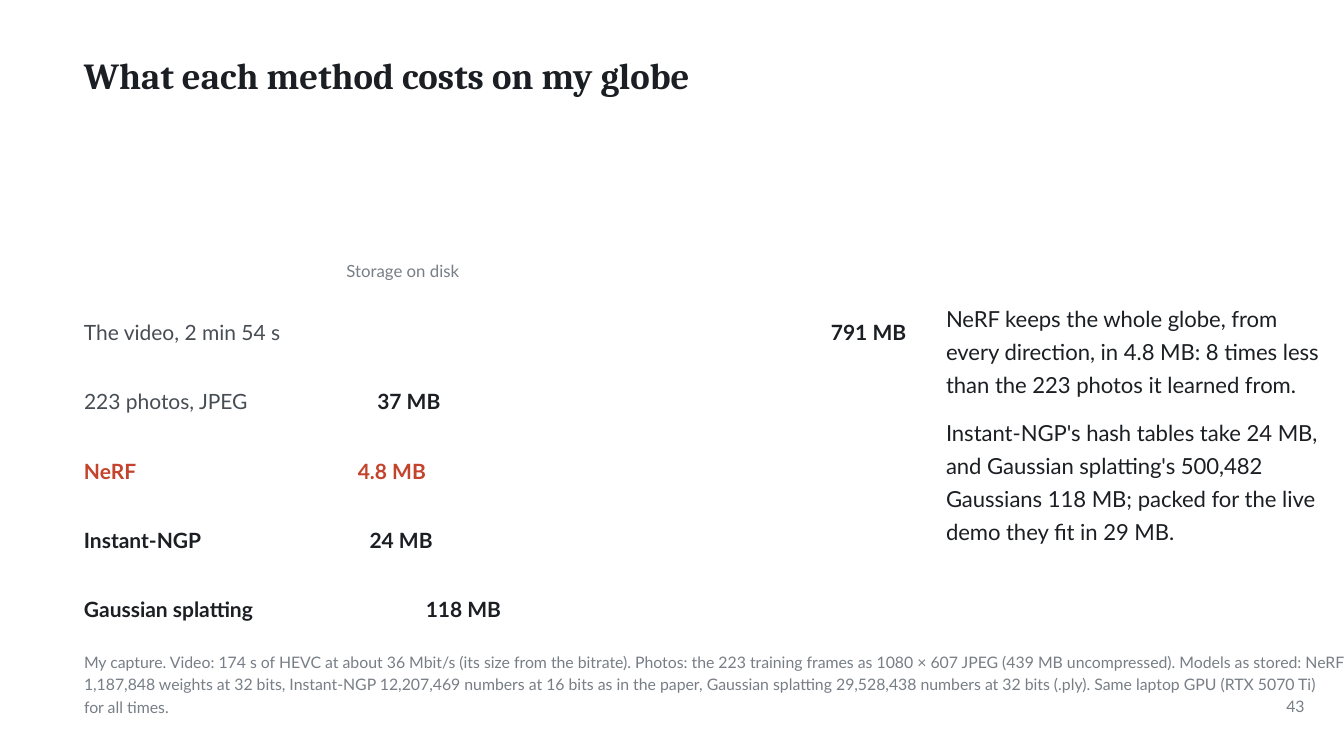
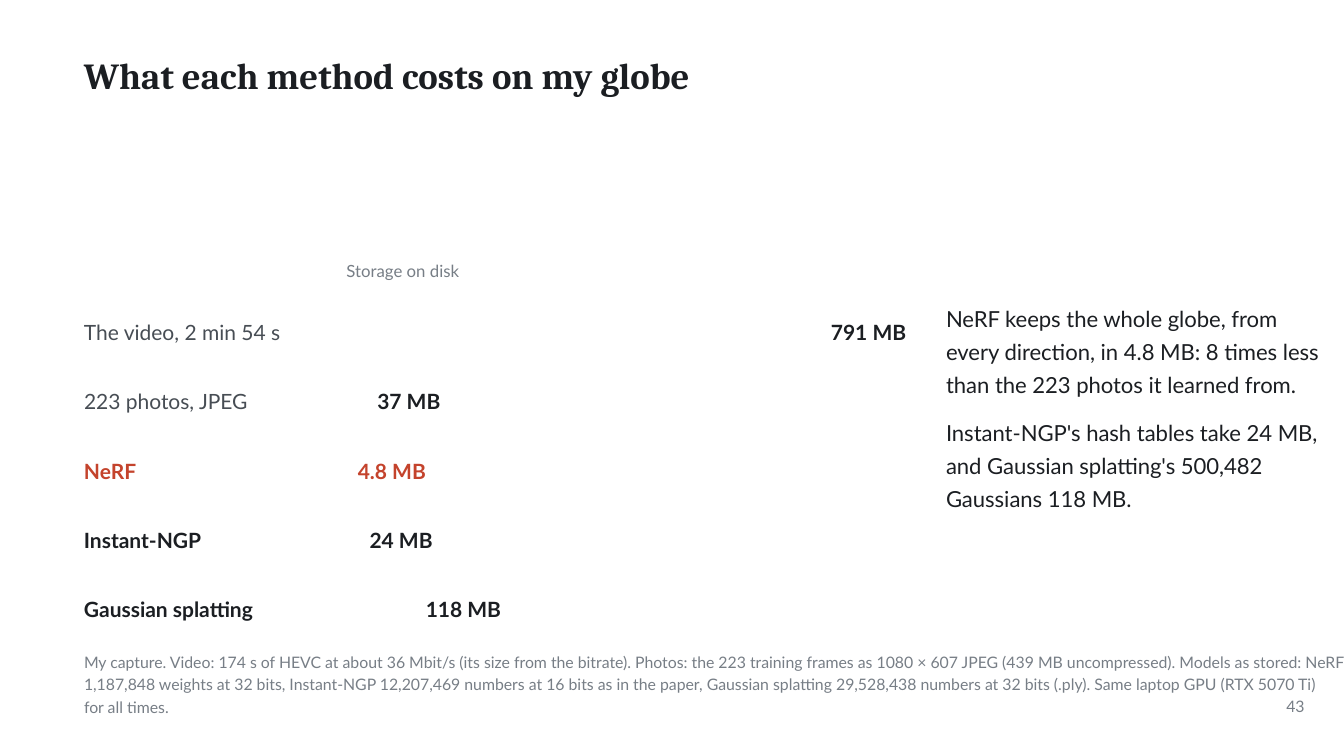
Before and after one commit to ertugrul-senturk/interactive-slides, a slide deck: slide 87 of public/decks/2026-11-nerf-neural-radiance-fields.pptx. Drawn at 1344x756 pixels with LibreOffice and Linux fonts; fonts in the diff are those of the drawing; background and template pictures are left out. Boxes give left, top, right and bottom in pixels: in the first picture for what was removed or moved away, otherwise in the second. Text is boxed around its words. In the diff, an @@ line names an element or a change of style, - is before the commit and + after.

```diff
--- a/public/decks/2026-11-nerf-neural-radiance-fields.pptx
+++ b/public/decks/2026-11-nerf-neural-radiance-fields.pptx
@@ text at (x1=946, y1=424, x2=1318, y2=507): text changed @@
-Instant-NGP's hash tables take 24 MB,
-and Gaussian splatting's 500,482
-Gaussians 118 MB; packed for the live
-demo they fit in 29 MB.
+Instant-NGP's hash tables take 24 MB,
+and Gaussian splatting's 500,482
+Gaussians 118 MB.
```
Also in this commit, not shown: 1 other slide changed, 6 other files.
